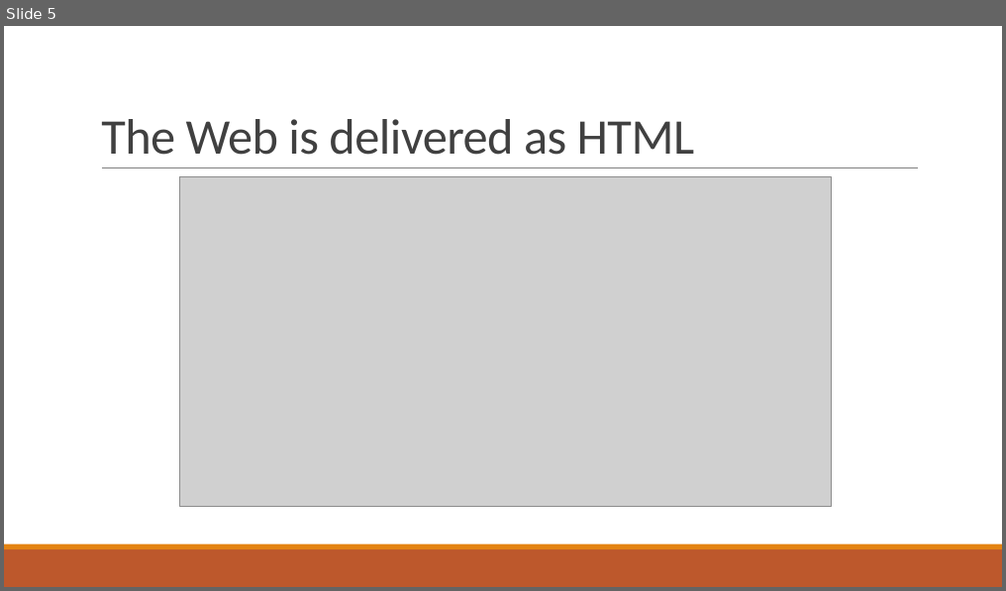
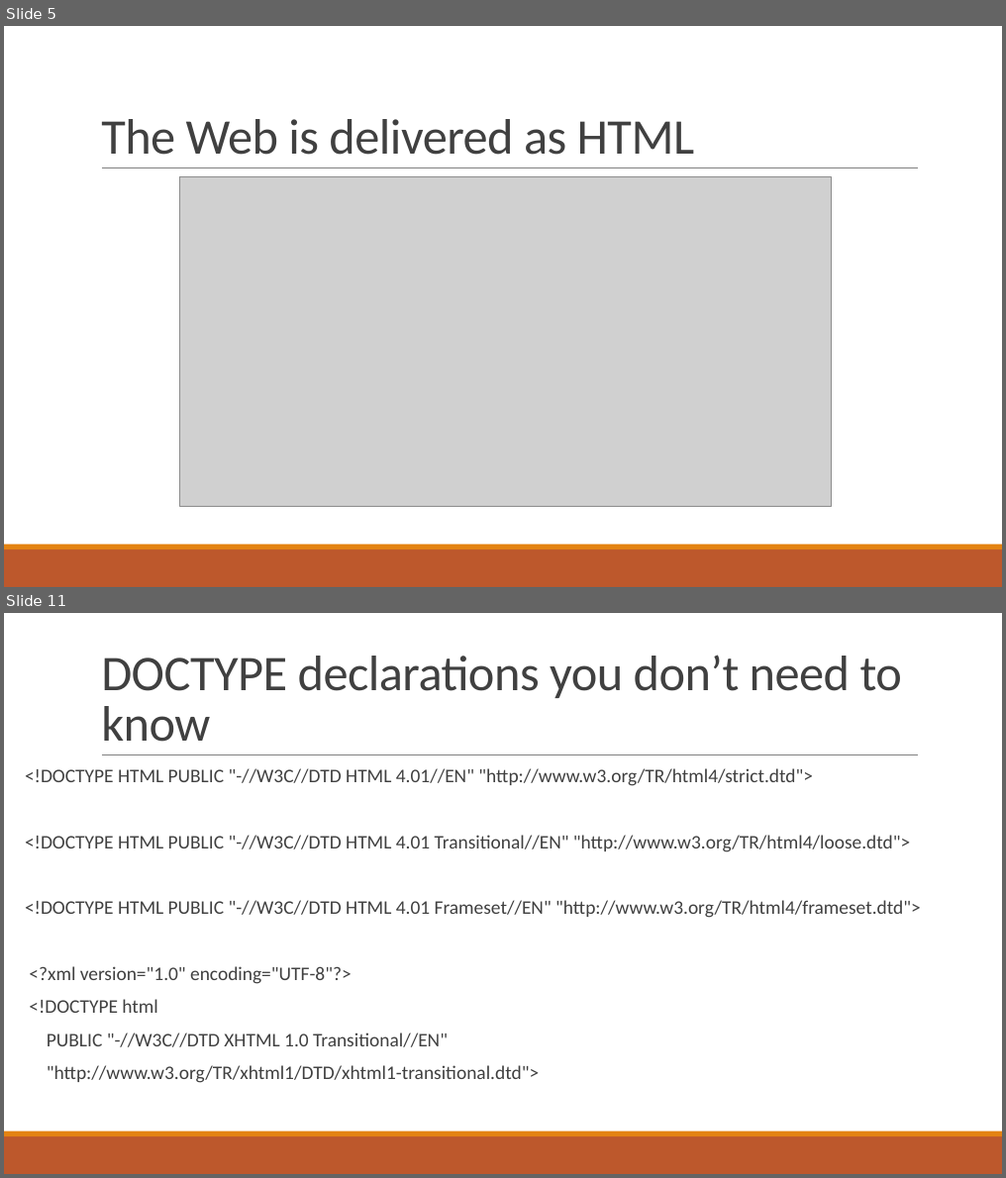
Before and after one commit to hmqcnoesy/booknotes, a slide deck: Web/AngleBrackets.pptx. Shown one above the other, each under a label of ours: slide 5 before the commit, slides 5 and 11 after it; the slides between them are not shown. The pictures are 1006x591 and 1006x1178 pixels, drawn with LibreOffice and Linux fonts; fonts in the diff are those of the drawing; grey boxes stand for pictures. Boxes give left, top, right and bottom in pixels: in the first picture for what was removed or moved away, otherwise in the second. Text is boxed around its words. In the diff, an @@ line names an element or a change of style, - is before the commit and + after.

```diff
--- a/Web/AngleBrackets.pptx
+++ b/Web/AngleBrackets.pptx
@@ slide 11 added at (4, 613, 1002, 1174), background #FFFFFF; not listed: 3 template elements that a slide beside it also shows @@
@@ title added at (101, 655, 902, 742), 48 pt, text #404040 @@
+DOCTYPE declarations you don’t need to know
@@ text added at (25, 768, 921, 1083), 18.5 pt, text #404040 @@
+  <!DOCTYPE HTML PUBLIC "-//W3C//DTD HTML 4.01//EN" "http://www.w3.org/TR/html4/strict.dtd">
+  <!DOCTYPE HTML PUBLIC "-//W3C//DTD HTML 4.01 Transitional//EN" "http://www.w3.org/TR/html4/loose.dtd">
+  <!DOCTYPE HTML PUBLIC "-//W3C//DTD HTML 4.01 Frameset//EN" "http://www.w3.org/TR/html4/frameset.dtd">
+  <?xml version="1.0" encoding="UTF-8"?>
+  <!DOCTYPE html
+  PUBLIC "-//W3C//DTD XHTML 1.0 Transitional//EN"
+  "http://www.w3.org/TR/xhtml1/DTD/xhtml1-transitional.dtd">
```
Also in this commit, not shown: 11 other slides added.
